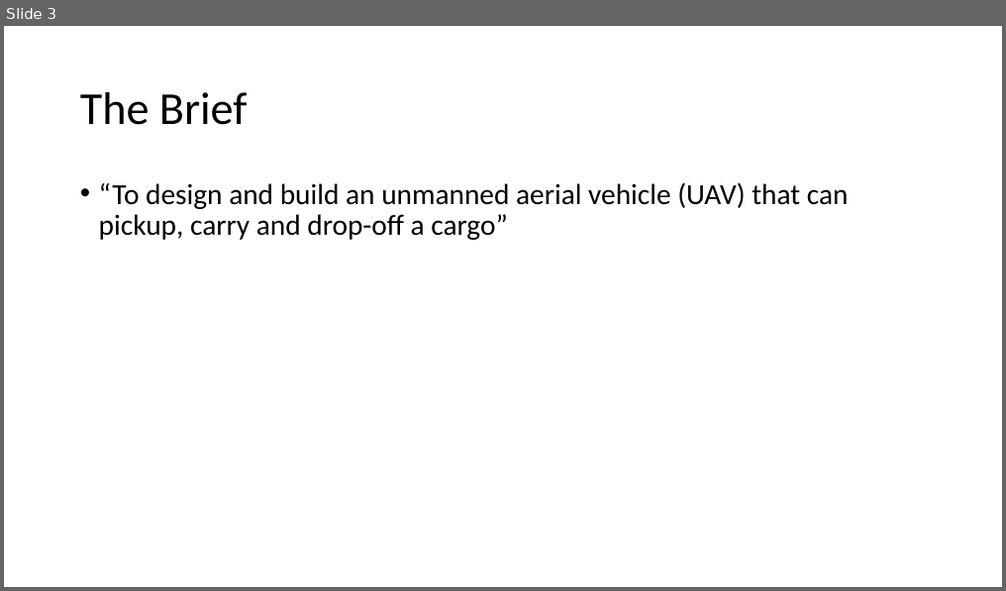
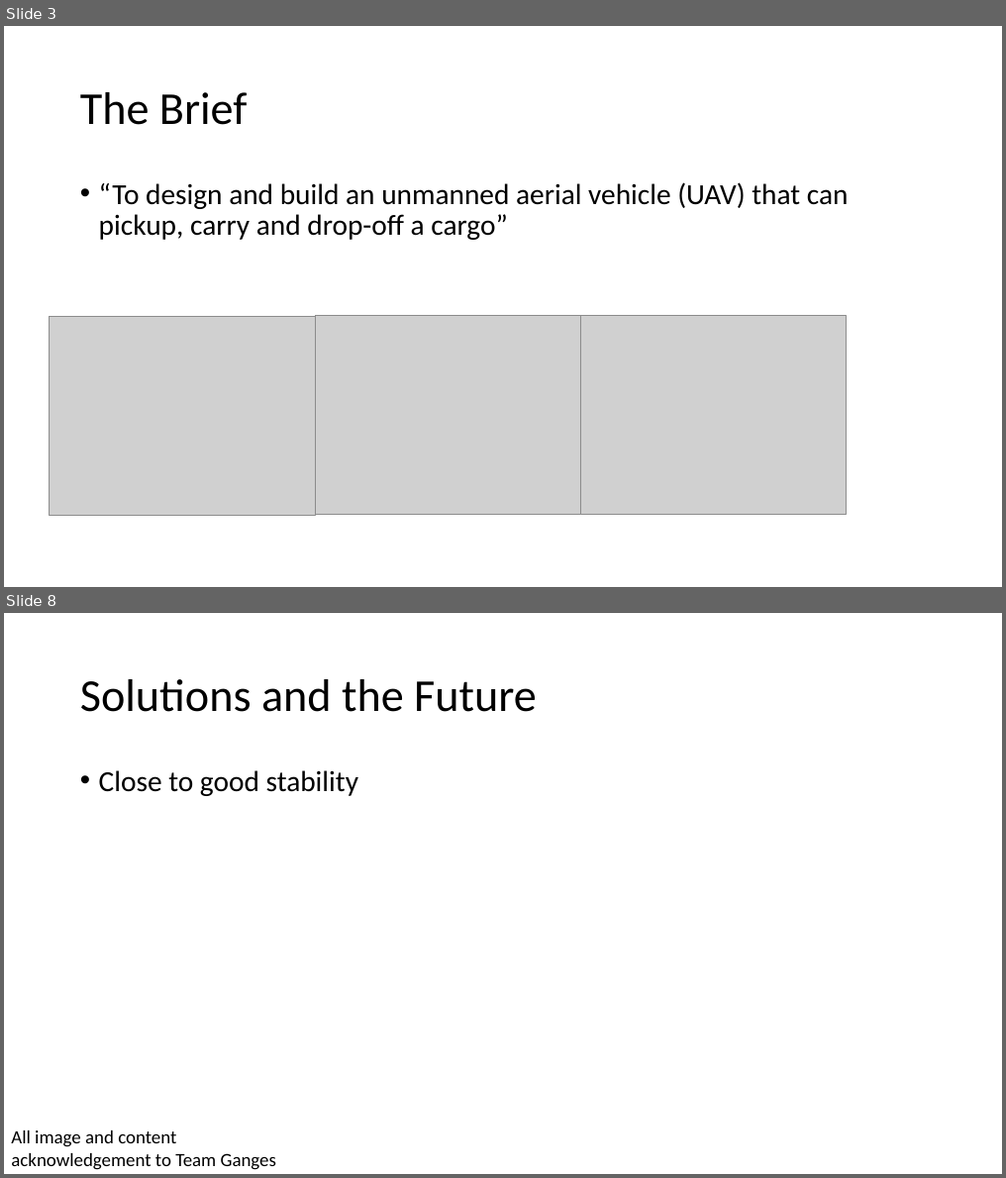
Before and after one commit to ibro-rox/D4-Ganges, a slide deck: Admin/presentation/Team_Ganges_Presentation.pptx. Shown one above the other, each under a label of ours: slide 3 before the commit, slides 3 and 8 after it; the slides between them are not shown. The pictures are 1006x591 and 1006x1178 pixels, drawn with LibreOffice and Linux fonts; fonts in the diff are those of the drawing; grey boxes stand for pictures. Boxes give left, top, right and bottom in pixels: in the first picture for what was removed or moved away, otherwise in the second. Text is boxed around its words. In the diff, an @@ line names an element or a change of style, - is before the commit and + after.

Commit message:
Added content and phootooos

```diff
--- a/Admin/presentation/Team_Ganges_Presentation.pptx
+++ b/Admin/presentation/Team_Ganges_Presentation.pptx
@@ slide 8 added at <box>4,613,1002,1174</box>, background #FFFFFF @@
@@ title added at <box>80,679,537,712</box>, 44 pt, text #000000 @@
+Solutions and the Future
@@ text added at <box>99,770,358,796</box>, 28 pt, text #000000 @@
+• Close to good stability
@@ text added at <box>11,1131,276,1170</box>, 18 pt, text #000000 @@
+All image and content acknowledgement to Team Ganges
@@ slide 3 changed as well @@
@@ picture added at <box>49,316,316,516</box> @@
@@ picture added at <box>316,316,581,515</box> @@
@@ picture added at <box>581,316,846,515</box> @@
```
Also in this commit, not shown: 2 other slides changed, 4 other slides added.
